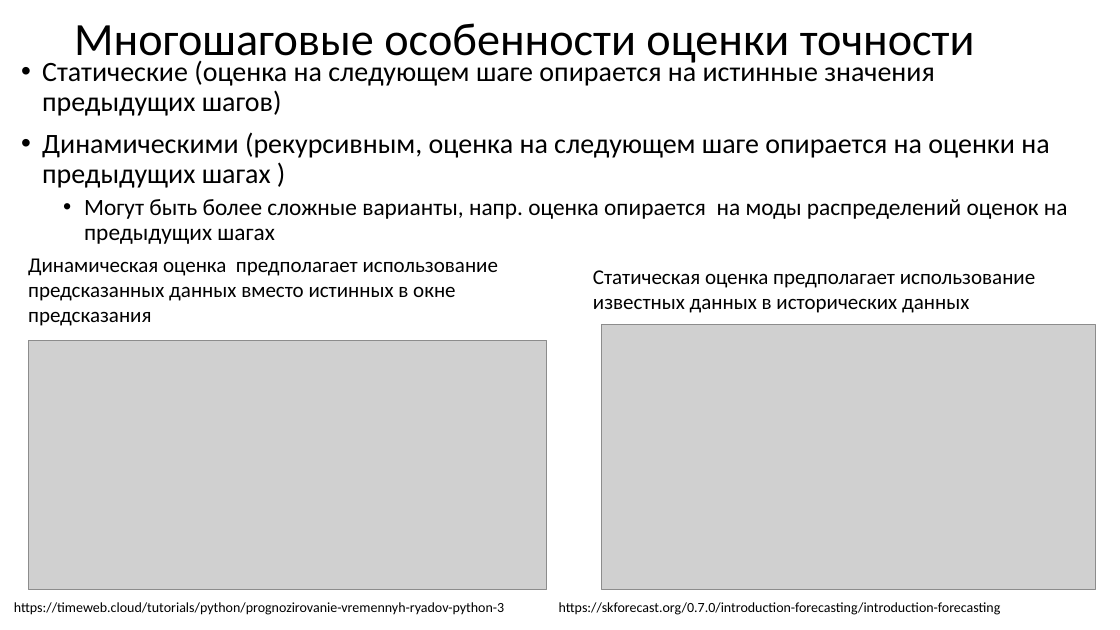
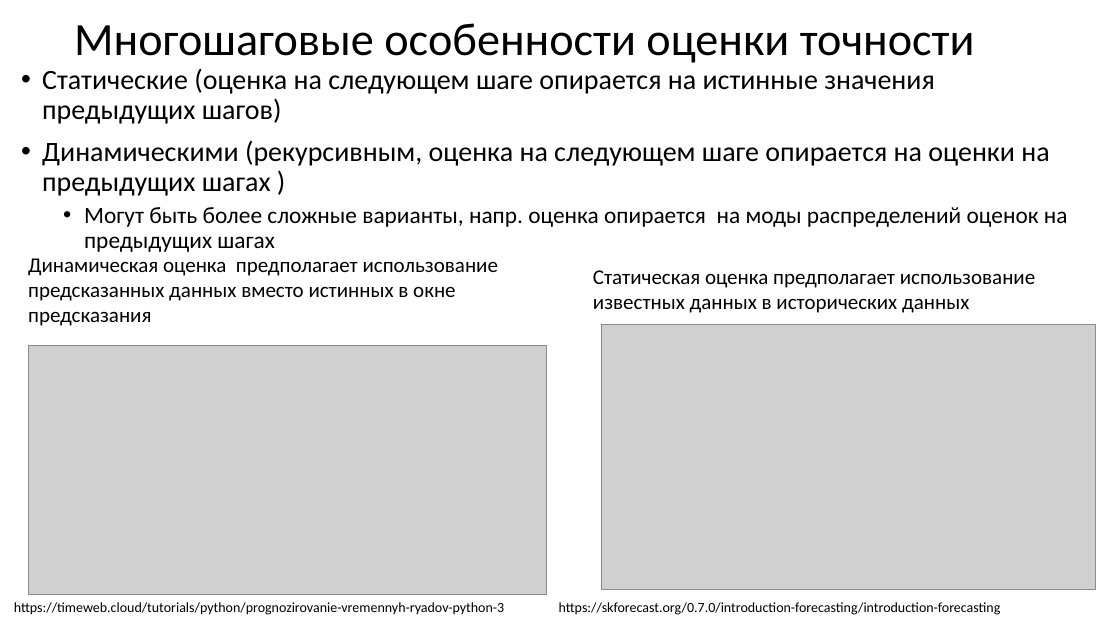
Before and after one commit to MVRonkin/TimeSeriesCourse, a slide deck: slide 11 of 2025/04-2 Оценка качества предсказаний ВР.pptx (slide 9 before the commit). Drawn at 1120x630 pixels with LibreOffice and Linux fonts; fonts in the diff are those of the drawing; grey boxes stand for pictures. Boxes give left, top, right and bottom in pixels: in the first picture for what was removed or moved away, otherwise in the second. Text is boxed around its words. In the diff, an @@ line names an element or a change of style, - is before the commit and + after.

```diff
--- a/2025/04-2 Оценка качества предсказаний ВР.pptx
+++ b/2025/04-2 Оценка качества предсказаний ВР.pptx
@@ text "Статические (оценка на следующем шаге ..." rewrapped from <box>42,57,1068,244</box> to <box>42,69,1068,252</box> @@
@@ picture: place and size @@
-picture at <box>29,340,547,590</box>
+picture at <box>29,345,547,595</box>
```
Also in this commit, not shown: 7 other slides changed, 12 slides added, 1 other file.
